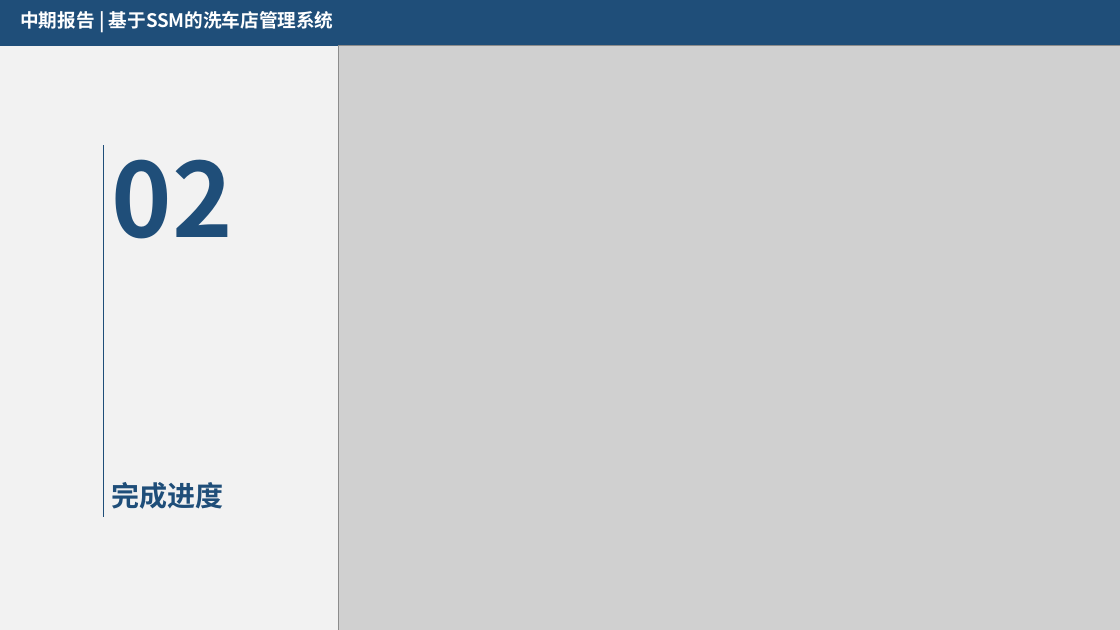
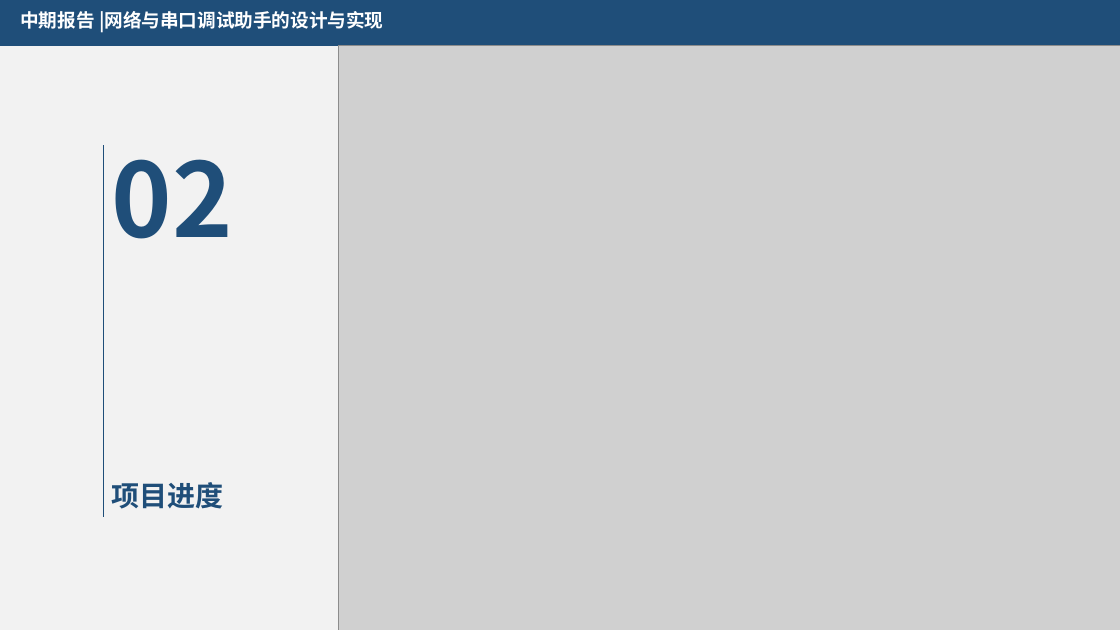
Before and after one commit to suzhuorui/QtHelper, a slide deck: slide 5 of 文档/RJ16852111苏卓锐（中期答辩）.pptx. Drawn at 1120x630 pixels with LibreOffice and Linux fonts; fonts in the diff are those of the drawing; grey boxes stand for pictures. Boxes give left, top, right and bottom in pixels: in the first picture for what was removed or moved away, otherwise in the second. Text is boxed around its words. In the diff, an @@ line names an element or a change of style, - is before the commit and + after.

Commit message:
在家里的一次中期答辩提交
在家里的一次中期答辩提交

```diff
--- a/文档/RJ16852111苏卓锐（中期答辩）.pptx
+++ b/文档/RJ16852111苏卓锐（中期答辩）.pptx
@@ text at <box>20,11,384,33</box>: text changed @@
-中期报告 | 基于SSM的洗车店管理系统
+中期报告 |网络与串口调试助手的设计与实现
@@ text at <box>112,482,224,509</box>: text changed @@
-完成进度
+项目进度
```
Also in this commit, not shown: 10 other slides changed, 11 slides added, 1 slide removed, 5 other files.
